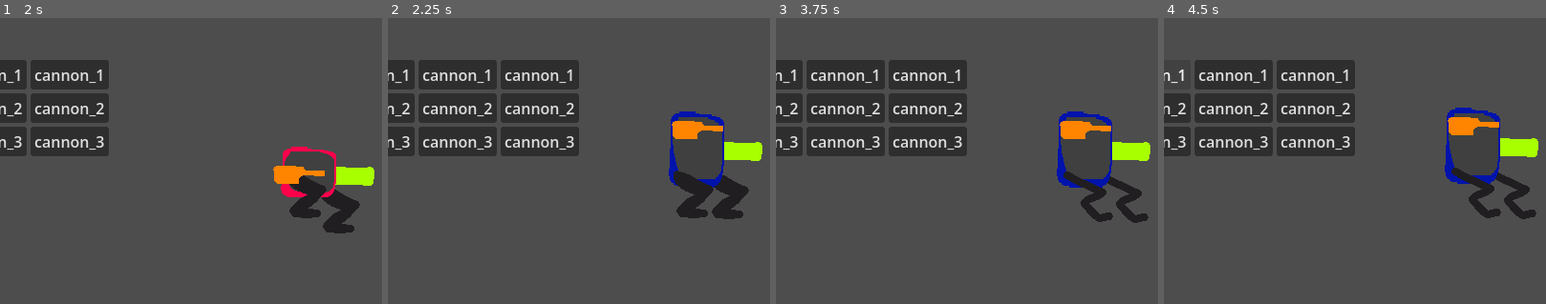
Above: before the commit, frames 1-4 (left to right).
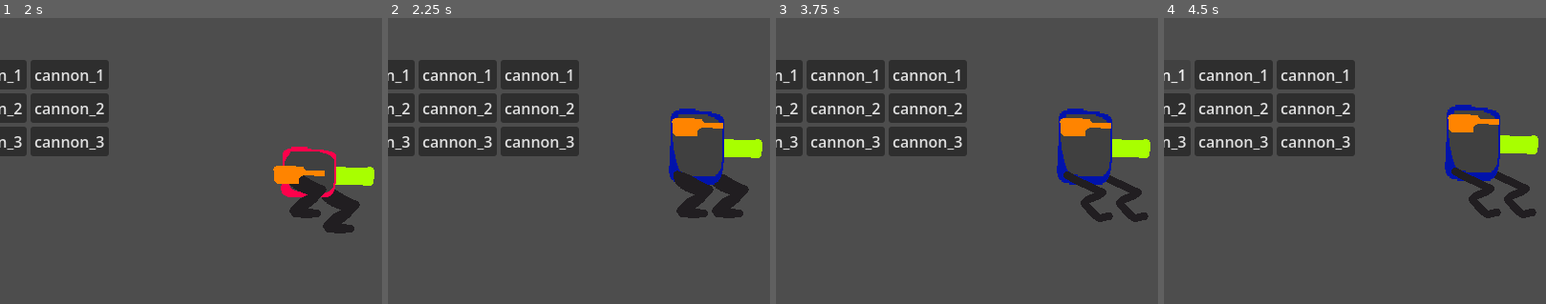
Above: after the commit, the same moments.

Repository: SnekOfSpice/micro-mechs
Game: Godot game, scene res://game/main_menu/main_menu.tscn
Two runs of this game, one before a commit and one after it. Both use one fixed random seed, a clock stepped at 60 frames per second and the inputs below.
Inputs:
- Up to frame 1 (2 s): click "Workshop" at 0.5 s; click "torso_1" at 1.25 s
- Up to frame 2 (2.25 s): click "torso_2" at 2 s
- Up to frame 3 (3.75 s): click "leg_1" at 2.75 s; click "leg_2" at 3.5 s
- Up to frame 4 (4.5 s): click "cannon_1" at 4.25 s
The pictures show only the part of the screen within x 7-57%, y 16-66%; the shares and areas given below are measured in that part.

Frame 1 is identical in both runs. In frame 2, 1.0% of the frame differs, in the area x 73-98%, y 31-71%; in frame 3, 1.0%, in the area x 73-98%, y 31-72%; in frame 4, 1.0%.

Commit message:
fix leg positions

Diff:
--- a/parts/torsos/torso_1.tscn
+++ b/parts/torsos/torso_1.tscn
@@ -10,7 +10,7 @@
 weapon_count = 2
 
 [node name="LegTransformFront" parent="." index="0" unique_id=770917501]
-position = Vector2(-17, 3)
+position = Vector2(-17, 19)
 
 [node name="@RemoteTransform2D@49497" type="RemoteTransform2D" parent="WeaponTransforms" parent_id_path=PackedInt32Array(148889375) index="0" unique_id=712188100]
 position = Vector2(-27, 2)
--- a/parts/torsos/torso_2.tscn
+++ b/parts/torsos/torso_2.tscn
@@ -10,10 +10,10 @@
 weapon_count = 3
 
 [node name="LegTransformFront" parent="." index="0" unique_id=770917501]
-position = Vector2(-18, 27)
+position = Vector2(-18, 30)
 
 [node name="LegTransformBack" parent="." index="1" unique_id=1968580162]
-position = Vector2(19, 28)
+position = Vector2(19, 30)
 
 [node name="@RemoteTransform2D@47013" type="RemoteTransform2D" parent="WeaponTransforms" parent_id_path=PackedInt32Array(148889375) index="0" unique_id=1993947358]
 position = Vector2(-16, -21)
